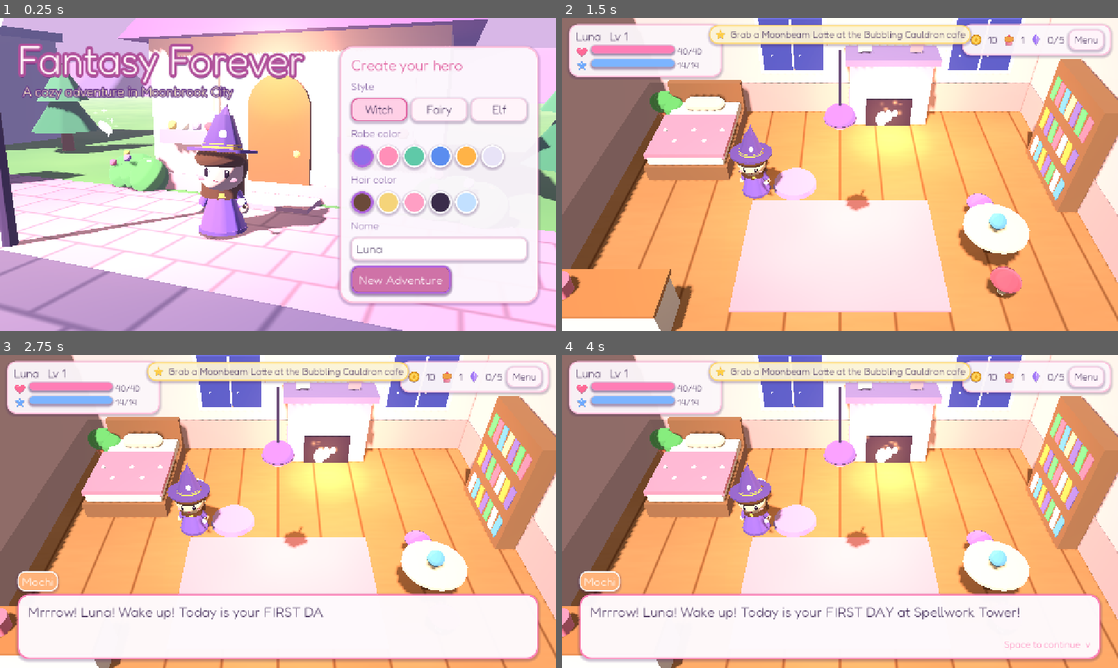
Above: before the commit, frames 1-4 (two rows, left to right).
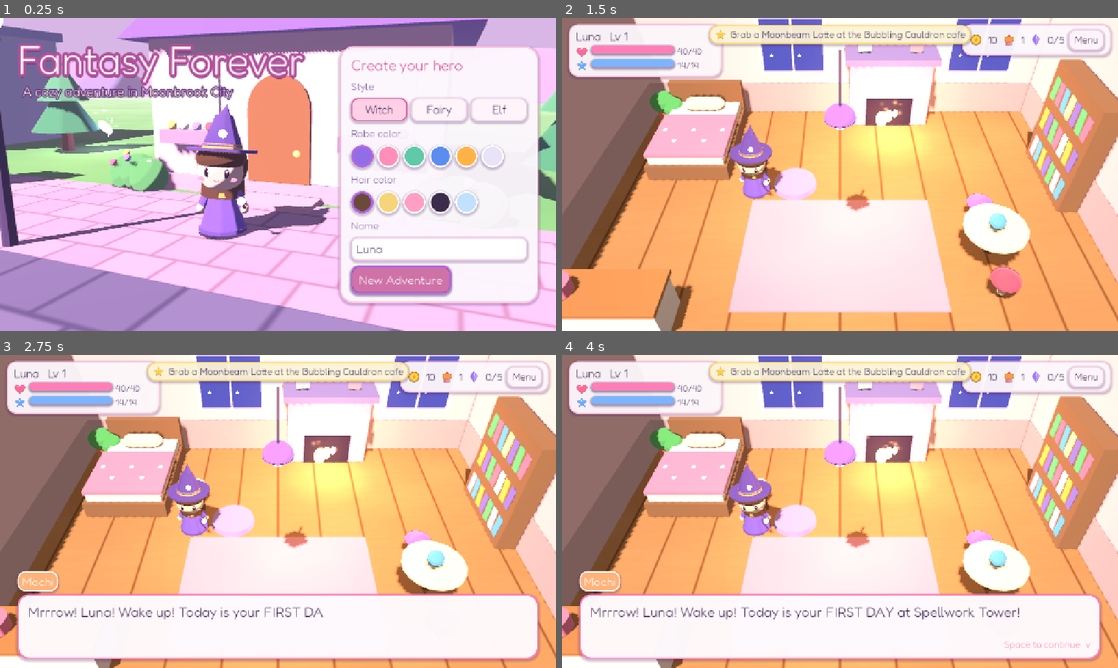
Above: after the commit, the same moments.

Repository: Gekkk/Fantasy_forever
Game: Godot game, scene res://main.tscn
Two runs of this game, one before a commit and one after it. Both use one fixed random seed, a clock stepped at 60 frames per second and the inputs below.
Inputs (mouse positions are in pixels of both pictures, inside the frame that each line leads up to):
- Up to frame 1 (0.25 s): no input
- Up to frame 2 (1.5 s): click "New Adventure" at 0.5 s; tap Enter at 1.25 s; move the mouse to (962, 158) at 1.27 s; hold D (move_right) from 1.28 s (still down); hold Space (confirm) from 1.28 s (still down); click (962, 158) at 1.42 s
- Up to frame 3 (2.75 s): release D (move_right) at 2 s; release Space (confirm) at 2 s; drag from (166, 527) to (250, 574) at 2.02 s
- Up to frame 4 (4 s): move the mouse to (895, 442) at 2.77 s; hold D (move_right) 2.78-3.5 s; tap Z at 2.85 s; drag from (812, 574) to (673, 464) at 3.52 s

The runs differ from the first frame. In frame 1, 30% of the frame differs, in the area x 0-100%, y 0-100%; in frame 2, 2.4%; in frame 3, 2.2%; in frame 4, 2.2%.

Commit message:
Faster, smoother PC browser play
- Move the hero every rendered frame (was 60 Hz physics), removing jitter on
  high-refresh monitors
- Render 3D at ~720p-level pixel count and upscale; UI stays full resolution
- Auto-lower quality (resolution, MSAA, then shadows/glow) if FPS stays < 45
- Fewer omni lights in the city (each costs an extra pass in the web renderer)

Co-Authored-By: Claude Opus 5.5 <noreply@anthropic.com>
Claude-Session: https://claude.ai/code/session_01AjWMUoETzZGFiWEoud6aT4

Diff:
--- a/godot/scripts/main.gd
+++ b/godot/scripts/main.gd
@@ -58,6 +58,9 @@
 	cam.fov = 40
 	add_child(cam)
 
+	_setup_quality()
+	get_viewport().size_changed.connect(_update_render_scale)
+
 	ui = UI.new()
 	add_child(ui)
 	touch = TouchControls.new()
@@ -76,6 +79,56 @@
 		var t = load("res://tests/autotest.gd").new()
 		t.main = self
 		add_child(t)
+
+
+# ============================================================== quality
+# Big PC screens (1440p, 4K, Retina) make the browser draw 2-4x more pixels
+# than a phone. Render 3D at roughly 720p-level pixel count and upscale; UI
+# stays crisp. If it's still slow, step quality down automatically.
+const TARGET_PIXELS := 1280.0 * 720.0 * 1.25
+var quality_level := 0
+var _fps_timer := 0.0
+var _fps_samples: Array = []
+
+
+func _setup_quality() -> void:
+	var vp := get_viewport()
+	vp.scaling_3d_mode = Viewport.SCALING_3D_MODE_BILINEAR
+	_update_render_scale()
+
+
+func _update_render_scale() -> void:
+	var vp := get_viewport()
+	var px := Vector2(DisplayServer.window_get_size())
+	var area := maxf(1.0, px.x * px.y)
+	var s := clampf(sqrt(TARGET_PIXELS / area), 0.4, 1.0)
+	s *= [1.0, 0.8, 0.65][quality_level]
+	vp.scaling_3d_scale = s
+	vp.msaa_3d = Viewport.MSAA_2X if (s >= 0.99 and quality_level == 0) else Viewport.MSAA_DISABLED
+
+
+func _watch_fps(delta: float) -> void:
+	if quality_level >= 2 or mode == Mode.TITLE or mode == Mode.MENU:
+		return
+	_fps_timer += delta
+	if _fps_timer < 1.0:
+		return
+	_fps_timer = 0.0
+	_fps_samples.append(Engine.get_frames_per_second())
+	if _fps_samples.size() < 4:
+		return
+	var avg := 0.0
+	for f in _fps_samples:
+		avg += f
+	avg /= _fps_samples.size()
+	_fps_samples.clear()
+	if avg < 45.0:
+		quality_level += 1
+		if quality_level >= 2:
+			sun.shadow_enabled = false
+			env.glow_enabled = false
+		_update_render_scale()
+		print("Quality lowered to level %d (avg fps %.0f)" % [quality_level, avg])
 
 
 # ================================================================ title
@@ -225,6 +278,7 @@
 
 # ============================================================== process
 func _process(delta: float) -> void:
+	_watch_fps(delta)
 	if mode == Mode.TITLE:
 		_title_t += delta
 		if player:
--- a/godot/scripts/player.gd
+++ b/godot/scripts/player.gd
@@ -37,7 +37,7 @@
 		model.rotation.y = atan2(dir.x, dir.z)
 
 
-func _physics_process(delta: float) -> void:
+func _process(delta: float) -> void:
 	var input := Vector2.ZERO
 	if can_move:
 		input = Input.get_vector("move_left", "move_right", "move_up", "move_down")
--- a/godot/scripts/world.gd
+++ b/godot/scripts/world.gd
@@ -298,7 +298,7 @@
 
 	# Street furniture
 	for x in [-36, -28, -20, -10, 0, 10, 20, 28, 36]:
-		lamp(Vector3(x + 2.5, 0, -4.6), x == -20 or x == 0 or x == 20)
+		lamp(Vector3(x + 2.5, 0, -4.6), x == 0)
 	for x in [-34, -18, -4, 5, 19, 34]:
 		lamp(Vector3(x, 0, 1.3), false, Color("ffc2e0"))
 	var mailbox := Art.node(self, "Mailbox", Vector3(-6, 0, -5.6))
@@ -359,7 +359,7 @@
 	bench(Vector3(-5.5, 0, 10.5), 0)
 	bench(Vector3(18, 0, 11), -90)
 	bench(Vector3(-3, 0, 17), 0)
-	lamp(Vector3(-9, 0, 4.5), true, Color("ffc2e0"))
+	lamp(Vector3(-9, 0, 4.5), false, Color("ffc2e0"))
 	lamp(Vector3(12, 0, 12), false, Color("ffc2e0"))
 	lamp(Vector3(-24, 0, 15), false, Color("ffc2e0"))
 	lamp(Vector3(24, 0, 15), true, Color("ffc2e0"))
@@ -547,7 +547,7 @@
 		var book := Art.part(n, Art.box(Vector3(0.35, 0.45, 0.12)), [Color("ff8fb8"), Color("7cc8ff"), Color("ffd36b")][i % 3], Vector3(-3.5 + i * 1.75, 5.2 + (i % 2) * 0.5, 2.0), Vector3(0, i * 30, 12), Vector3.ONE, 0.5, false)
 		floater(book, 0.3)
 		spinner(book, 25)
-	Art.light(n, Vector3(0, 2.8, 4.6), Color("ffcf8a"), 1.2, 5.5)
+
 	sign_board(c + Vector3(0, 4.35, 3.6), "Moonlight Library", Color("eef2ff"), 36)
 	Art.collider(self, Vector3(8.2, 4, 6.4), c + Vector3(0, 2, 0))
 	for x in [-2.8, -1.4, 1.4, 2.8]:
@@ -570,7 +570,7 @@
 	Art.part(n, Art.box(Vector3(1.3, 2.2, 0.14)), Color("c38bff"), Vector3(0, 1.1, 2.52))
 	Art.part(n, Art.sphere(0.08), Color("ffd36b"), Vector3(0.45, 1.1, 2.62), Vector3.ZERO, Vector3.ONE, 1.0, false)
 	Art.part(n, Art.sphere(0.35), Color("ff8fb8"), Vector3(0, 2.75, 2.6), Vector3.ZERO, Vector3(1, 1, 0.3), 1.2, false)
-	Art.light(n, Vector3(0, 2.6, 3.6), Color("ffc2e0"), 1.3, 5.5)
+
 	sign_board(c + Vector3(0, 4.05, 2.9), "Velour's Boutique", Color("fff0f8"), 34)
 	Art.collider(self, Vector3(7.2, 4, 5.2), c + Vector3(0, 2, 0))
 
@@ -626,7 +626,7 @@
 		Art.part(n, Art.box(Vector3(1.3, 0.28, 0.35)), Color("ff9fc4"), Vector3(x, 1.2, 2.7))
 		for i in 4:
 			Art.part(n, Art.sphere(0.1), [Color("ffe27a"), Color("ffffff"), Color("c3a6ff"), Color("ff6b8a")][i], Vector3(x - 0.45 + i * 0.3, 1.42, 2.7), Vector3.ZERO, Vector3.ONE, 0.2, false)
-	Art.light(n, Vector3(0, 2.6, 3.2), Color("ffcf8a"), 1.2, 5.0)
+
 	var heart := Art.part(n, Art.sphere(0.25), Color("ff7eb6"), Vector3(0, 3.8, 2.95), Vector3.ZERO, Vector3(1, 1, 0.3), 1.2, false)
 	heart.name = "HeartSign"
 	Art.collider(self, Vector3(6.2, 4, 5.2), c + Vector3(0, 2, 0))
@@ -670,7 +670,7 @@
 	Art.light(caul, Vector3(0, 1.8, 0), Color("7cff9a"), 1.2, 4.0)
 	Art.collider_round(self, 0.9, 1.4, c + Vector3(4.2, 0, 1.3))
 	sign_board(c + Vector3(0, 3.35, 3.45), "Bubbling Cauldron", Color("fff4e0"), 34)
-	Art.light(n, Vector3(0, 2.4, 3.8), Color("ffcf8a"), 1.3, 5.5)
+
 	Art.collider_round(self, 3.2, 3.0, c)
 
 
Not shown, added: godot/tests/defeat_test.gd.uid
Not shown, changed: docs/index.html
Not shown, changed: docs/index.pck
